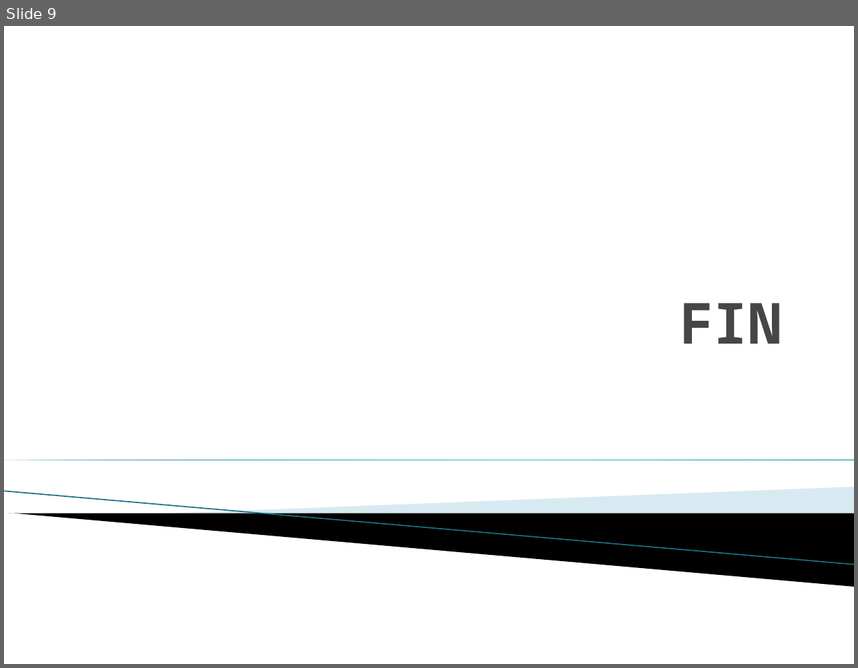
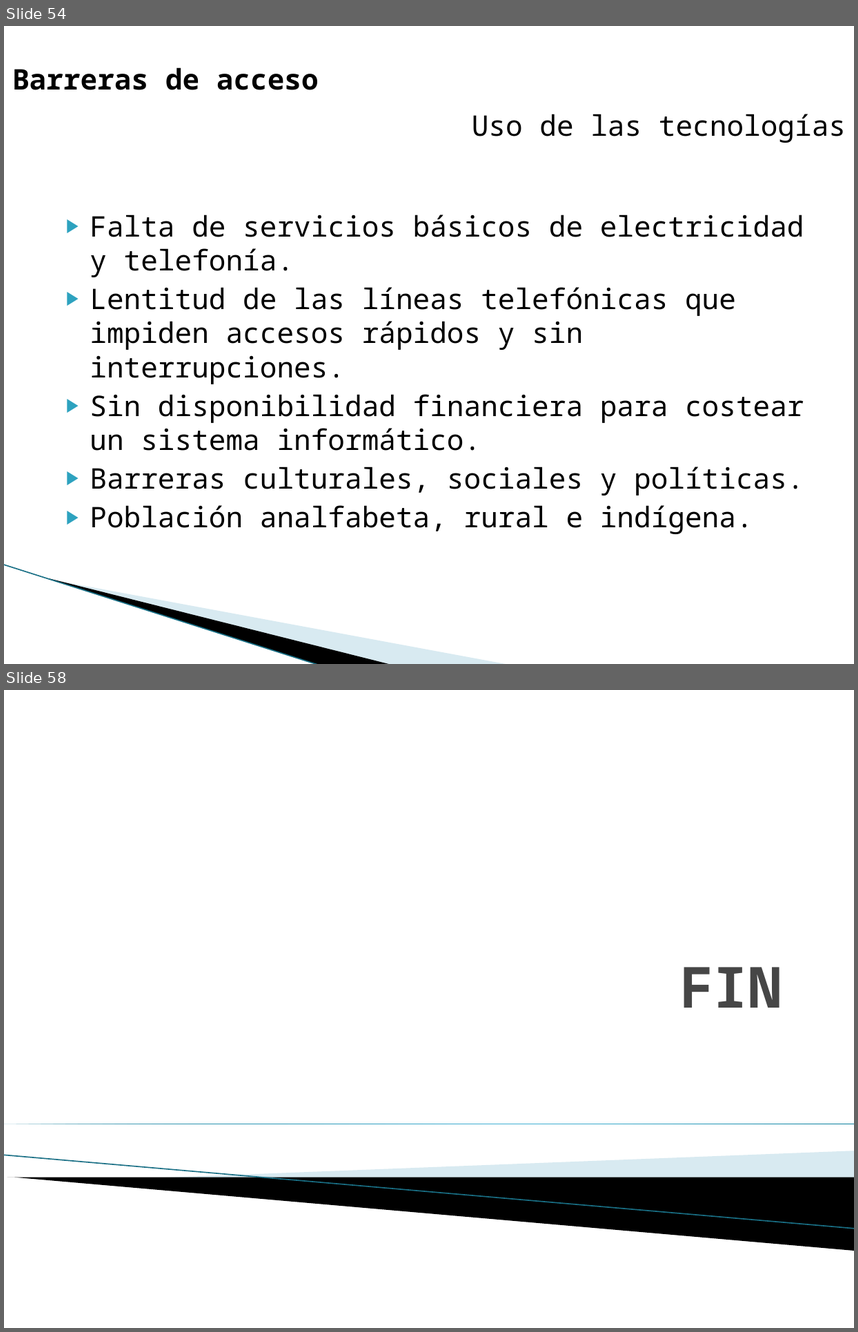
Before and after one commit to carlamadeo/proyectosfacultad, a slide deck: Modelos Organizacionales/TPS/TP_Grupo_C_Redes_Sociales.pptx. Shown one above the other, each under a label of ours: slide 9 before the commit, slides 54 and 58 after it; the slides between them are not shown. The pictures are 858x668 and 858x1332 pixels, drawn with LibreOffice and Linux fonts; fonts in the diff are those of the drawing; background and template pictures are left out. Boxes give left, top, right and bottom in pixels: in the first picture for what was removed or moved away, otherwise in the second. Text is boxed around its words. In the diff, an @@ line names an element or a change of style, - is before the commit and + after.

```diff
--- a/Modelos Organizacionales/TPS/TP_Grupo_C_Redes_Sociales.pptx
+++ b/Modelos Organizacionales/TPS/TP_Grupo_C_Redes_Sociales.pptx
@@ slide 54 added at <box>4,26,854,664</box>, background #FFFFFF @@
@@ text added at <box>12,67,319,90</box>, 24 pt, text #000000, bold @@
+Barreras de acceso
@@ text added at <box>472,114,846,143</box>, 24 pt, text #000000 @@
+Uso de las tecnologías
@@ text added at <box>90,214,804,534</box>, 24 pt, text #000000 @@
+▶ Falta de servicios básicos de electricidad y telefonía.
+▶ Lentitud de las líneas telefónicas que impiden accesos rápidos y sin interrupciones.
+▶ Sin disponibilidad financiera para costear un sistema informático.
+▶ Barreras culturales, sociales y políticas.
+▶ Población analfabeta, rural e indígena.
@@ line added from (4, 564) to (319, 664), #97C5D8 0.95 pt @@
@@ freeform shape added at <box>49,578,392,664</box>, fill #000000 @@
@@ freeform shape added at <box>51,579,510,664</box>, fill #A0CBDC at 40% opacity @@
@@ what was slide 9 is now slide 58 @@
```
Also in this commit, not shown: 48 other slides added, 1 other file.
